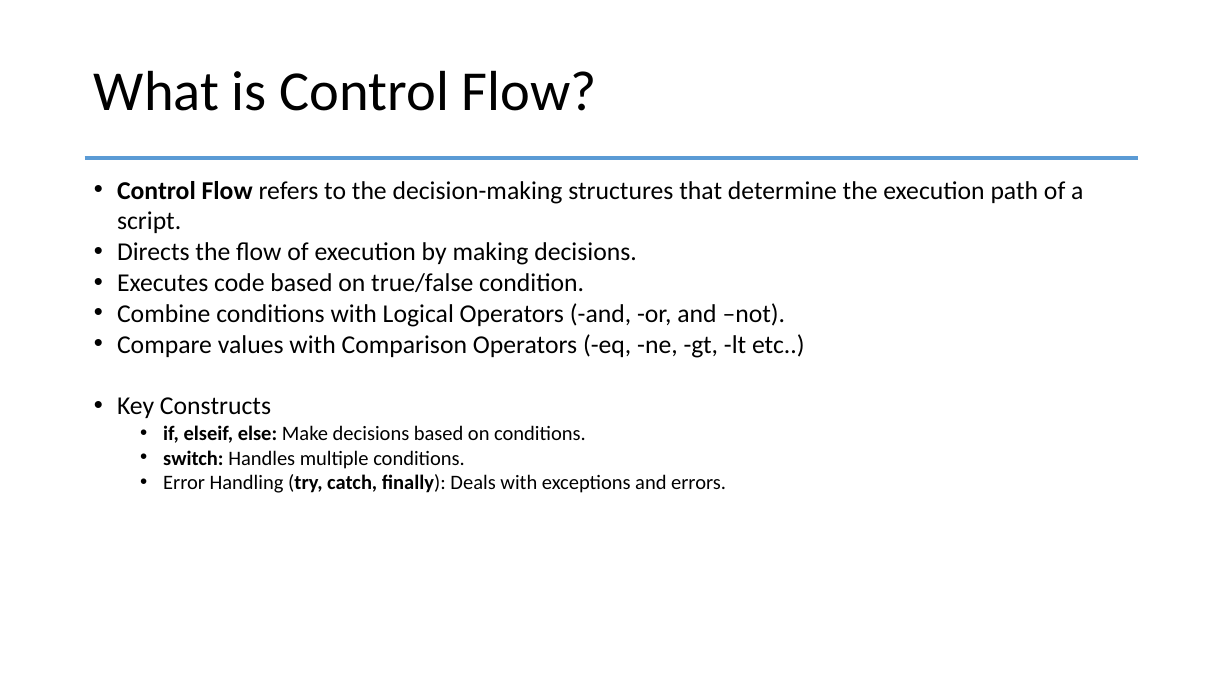
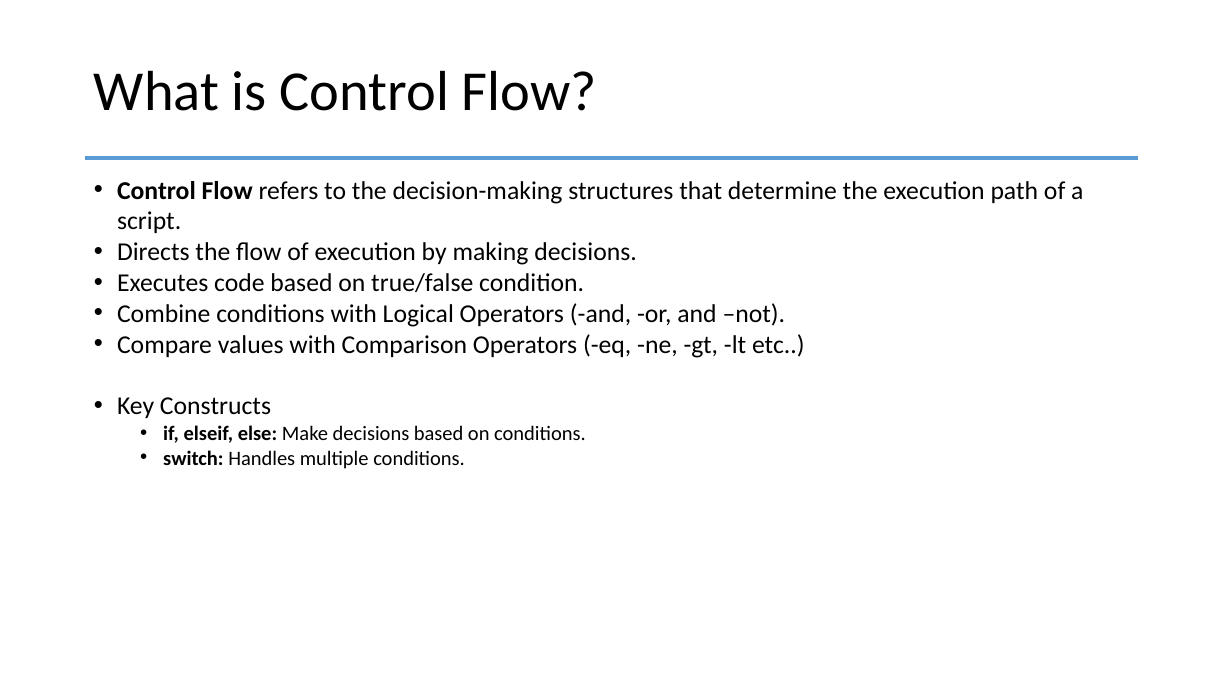
Before and after one commit to PSRITPro/my-learning-journal, a slide deck: slide 2 of PowerShell/Day10-Control Flow/PowerShell.pptx. Drawn at 1232x693 pixels with LibreOffice and Linux fonts; fonts in the diff are those of the drawing. Boxes give left, top, right and bottom in pixels: in the first picture for what was removed or moved away, otherwise in the second. Text is boxed around its words. In the diff, an @@ line names an element or a change of style, - is before the commit and + after.

```diff
--- a/PowerShell/Day10-Control Flow/PowerShell.pptx
+++ b/PowerShell/Day10-Control Flow/PowerShell.pptx
@@ text at (x1=163, y1=474, x2=726, y2=493): paragraph removed @@
-  • Error Handling (try, catch, finally): Deals with exceptions and errors.
```
Also in this commit, not shown: 1 other slide changed, 1 slide removed, 3 other files.
